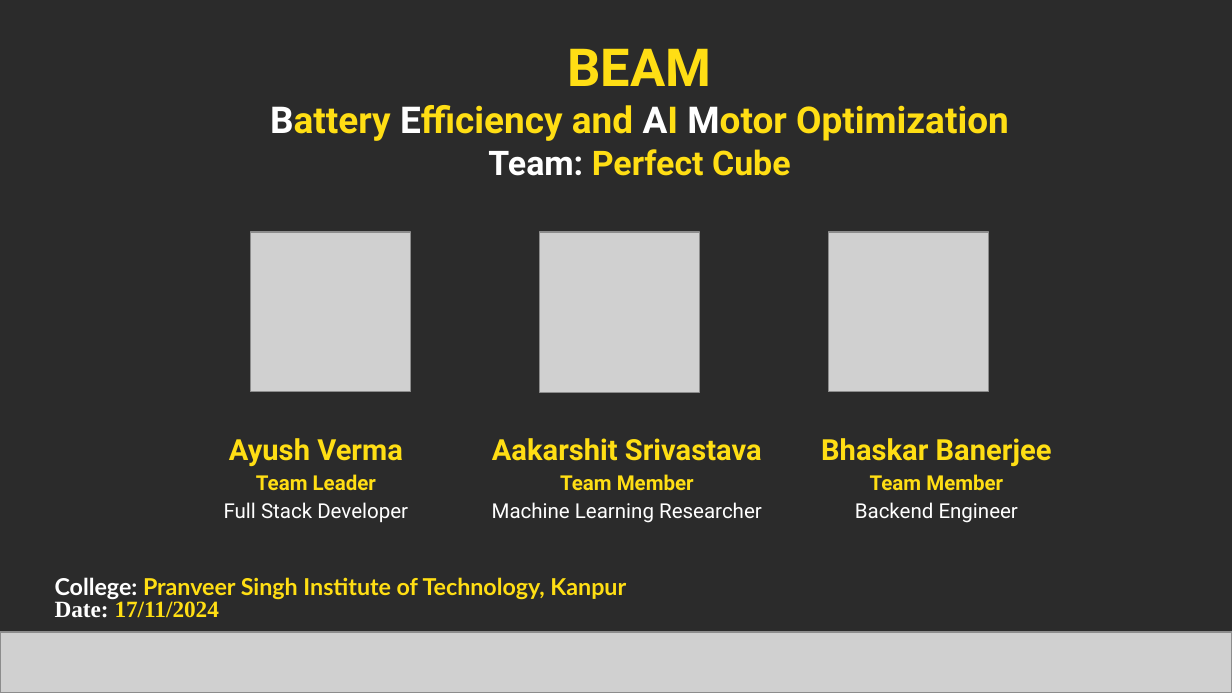
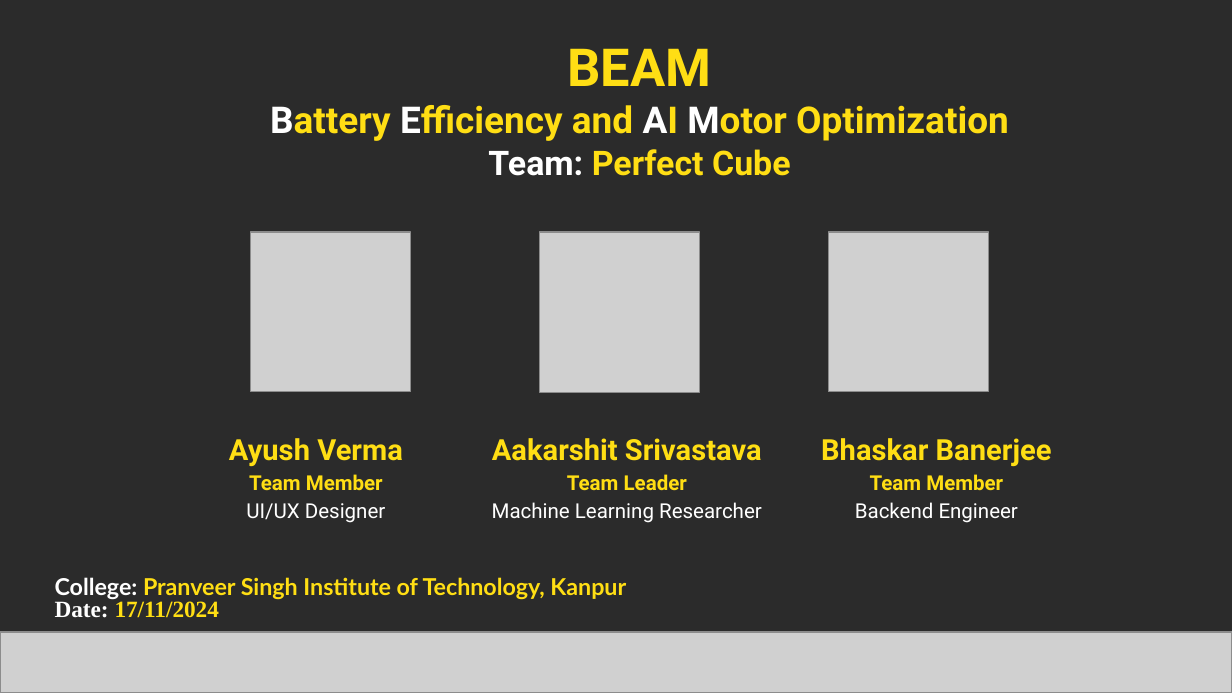
Before and after one commit to Perfect-Cube/Volkswagon-imobilothon-4.0, a slide deck: slide 2 of Volkswagen_Presentation.pptx. Drawn at 1232x693 pixels with LibreOffice and Linux fonts; fonts in the diff are those of the drawing; grey boxes stand for pictures; background and template pictures are left out; a plain dark background stands for a picture behind light text. Boxes give left, top, right and bottom in pixels: in the first picture for what was removed or moved away, otherwise in the second. Text is boxed around its words. In the diff, an @@ line names an element or a change of style, - is before the commit and + after.

```diff
--- a/Volkswagen_Presentation.pptx
+++ b/Volkswagen_Presentation.pptx
@@ text at <box>246,474,385,523</box>: text changed @@
-Team Leader
-Full Stack Developer
+Team Member
+UI/UX Designer
@@ text at <box>567,474,687,490</box>: text changed @@
-Team Member
+Team Leader
```
Also in this commit, not shown: 3 other slides changed.
